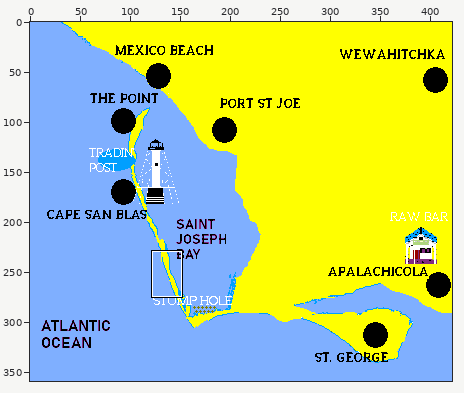
Sprite sheet: core/assets/artwork/maps/WorldMapFake_02.png. The picture above shows the old version from afar; the outline marks the close-up.
Close-up. Earlier state:
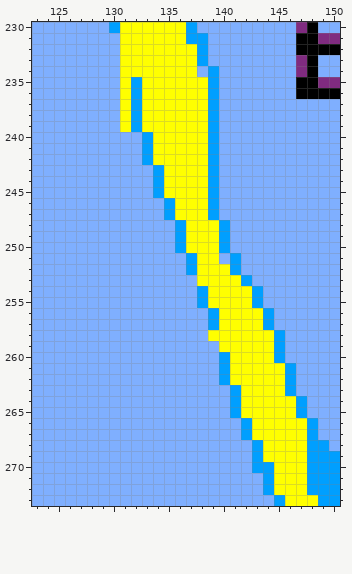
The file is 422x359 pixels. Colours within 5 levels of each other are drawn and written as one. Shown: x 123..150, y 230..273.
And afterwards:
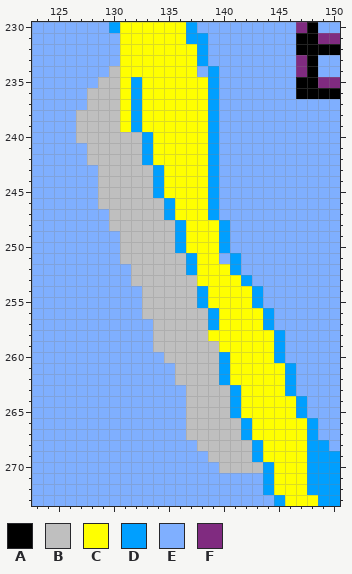
Palette (. is transparent): A #000000  B #bfbfbf  C #ffff00  D #009fff  E #7fafff  F #802b80
Message: Put rocks in world map UI
Changes in this commit:
y 234: x 130 E -> B
y 235: x 129..130 EE -> BB
y 236..237: x 128..130 EEE -> BBB
y 238..239: x 127..130 EEEE -> BBBB
y 240: x 127..132 EEEEEE -> BBBBBB
y 241..242: x 128..132 EEEEE -> BBBBB
y 243..245: x 129..133 EEEEE -> BBBBB
y 246: x 129..134 EEEEEE -> BBBBBB
y 247: x 130..134 EEEEE -> BBBBB
y 248: x 130..135 EEEEEE -> BBBBBB
y 249..250: x 131..135 EEEEE -> BBBBB
y 251: x 131..136 EEEEEE -> BBBBBB
y 252: x 132..136 EEEEE -> BBBBB
y 253: x 132..137 EEEEEE -> BBBBBB
y 254..255: x 133..137 EEEEE -> BBBBB
y 256: x 133..138 EEEEEE -> BBBBBB
y 257..258: x 134..138 EEEEE -> BBBBB
y 259: x 134..139 EEEEEE -> BBBBBB
y 260: x 135..139 EEEEE -> BBBBB
y 261..262: x 136..139 EEEE -> BBBB
y 263..265: x 137..140 EEEE -> BBBB
y 266..267: x 137..141 EEEEE -> BBBBB
y 268: x 138..142 EEEEE -> BBBBB
y 269: x 139..142 EEEE -> BBBB
y 270: x 140..143 EEED -> BBBB
Changed places in both close-ups, as pixel boxes (x1, y1, x2, y2):
changed: (76, 66, 263, 473)
